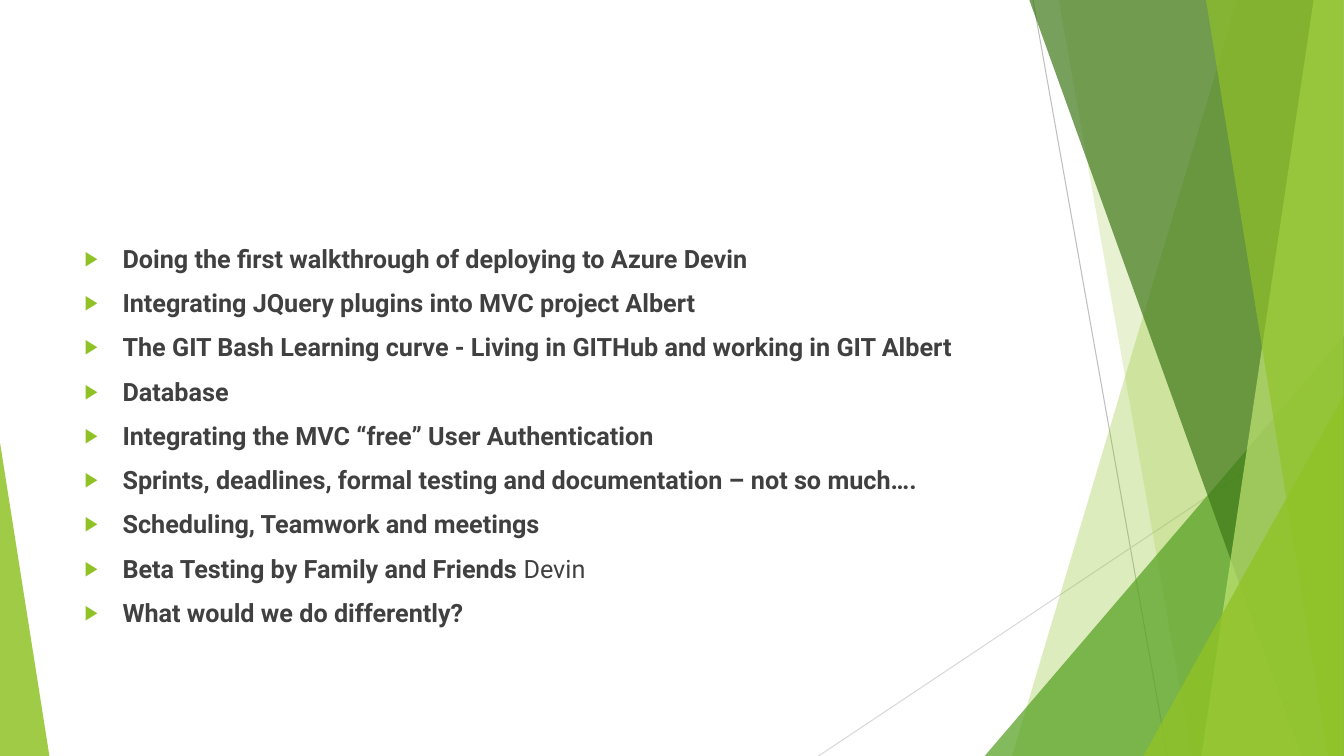
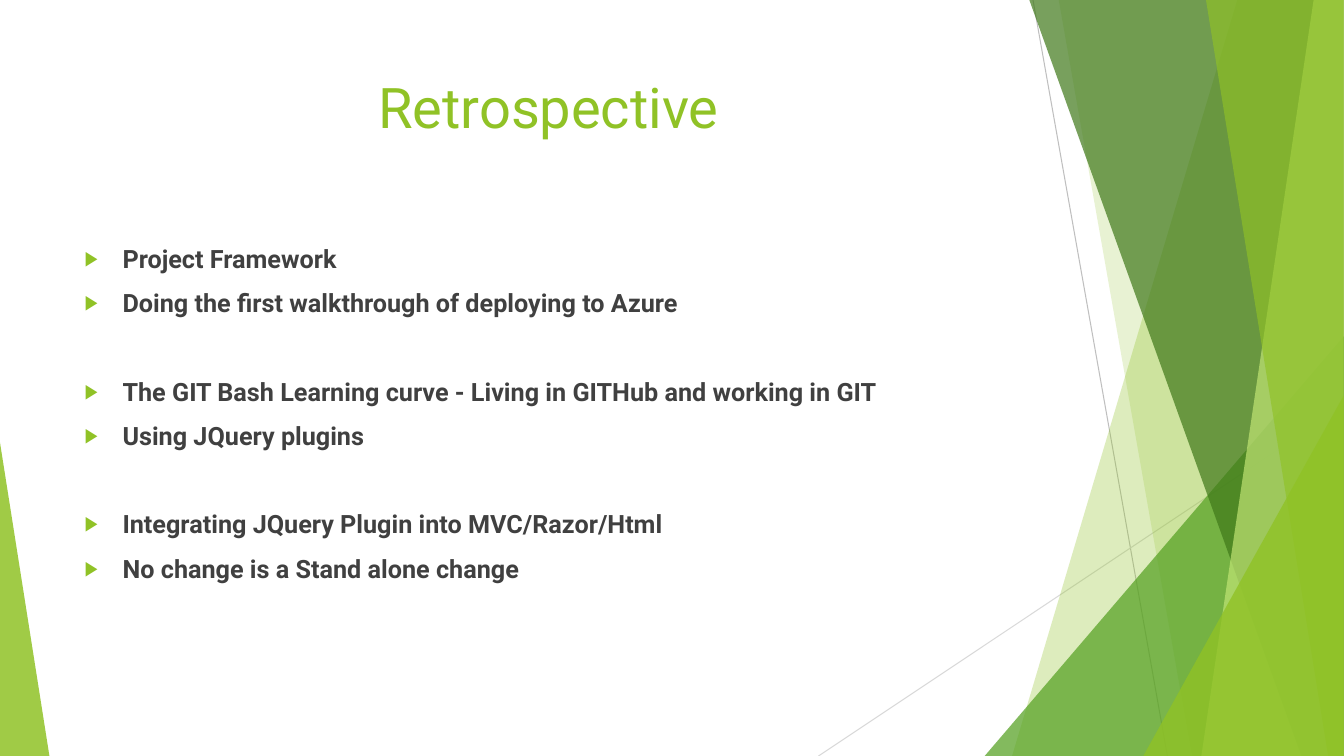
Before and after one commit to Project6/Planit, a slide deck: slide 9 of Final Project Documentation/CSC521.pptx (slide 11 before the commit). Drawn at 1344x756 pixels with LibreOffice and Linux fonts; fonts in the diff are those of the drawing. Boxes give left, top, right and bottom in pixels: in the first picture for what was removed or moved away, otherwise in the second. Text is boxed around its words. In the diff, an @@ line names an element or a change of style, - is before the commit and + after.

Commit message:
PP changes from meeting

```diff
--- a/Final Project Documentation/CSC521.pptx
+++ b/Final Project Documentation/CSC521.pptx
@@ title added at [378,87,718,140], 40 pt, text #90C226 @@
+Retrospective
@@ text at [123,249,877,584]: text changed @@
-▶ Doing the first walkthrough of deploying to Azure Devin
-▶ Integrating JQuery plugins into MVC project Albert
-▶ The GIT Bash Learning curve - Living in GITHub and working in GIT Albert
-▶ Database
-▶ Integrating the MVC “free” User Authentication
-▶ Sprints, deadlines, formal testing and documentation – not so much….
-▶ Scheduling, Teamwork and meetings
-▶ Beta Testing by Family and Friends Devin
-▶ What would we do differently?
+▶ Project Framework
+▶ Doing the first walkthrough of deploying to Azure
+▶ The GIT Bash Learning curve - Living in GITHub and working in GIT
+▶ Using JQuery plugins
+▶ Integrating JQuery Plugin into MVC/Razor/Html
+▶ No change is a Stand alone change
```
Also in this commit, not shown: 3 other slides changed, 6 slides added, 2 slides removed.
